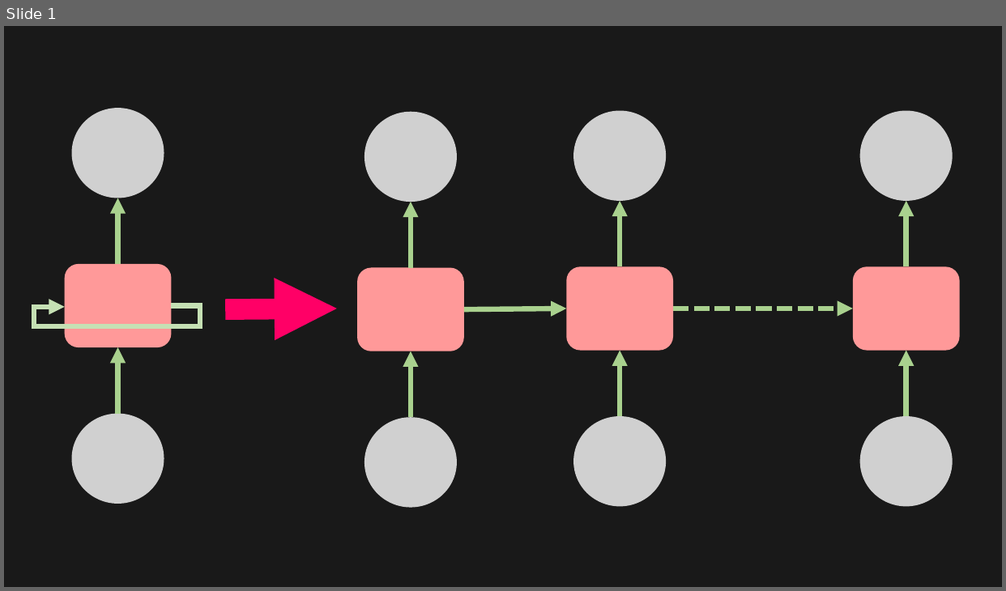
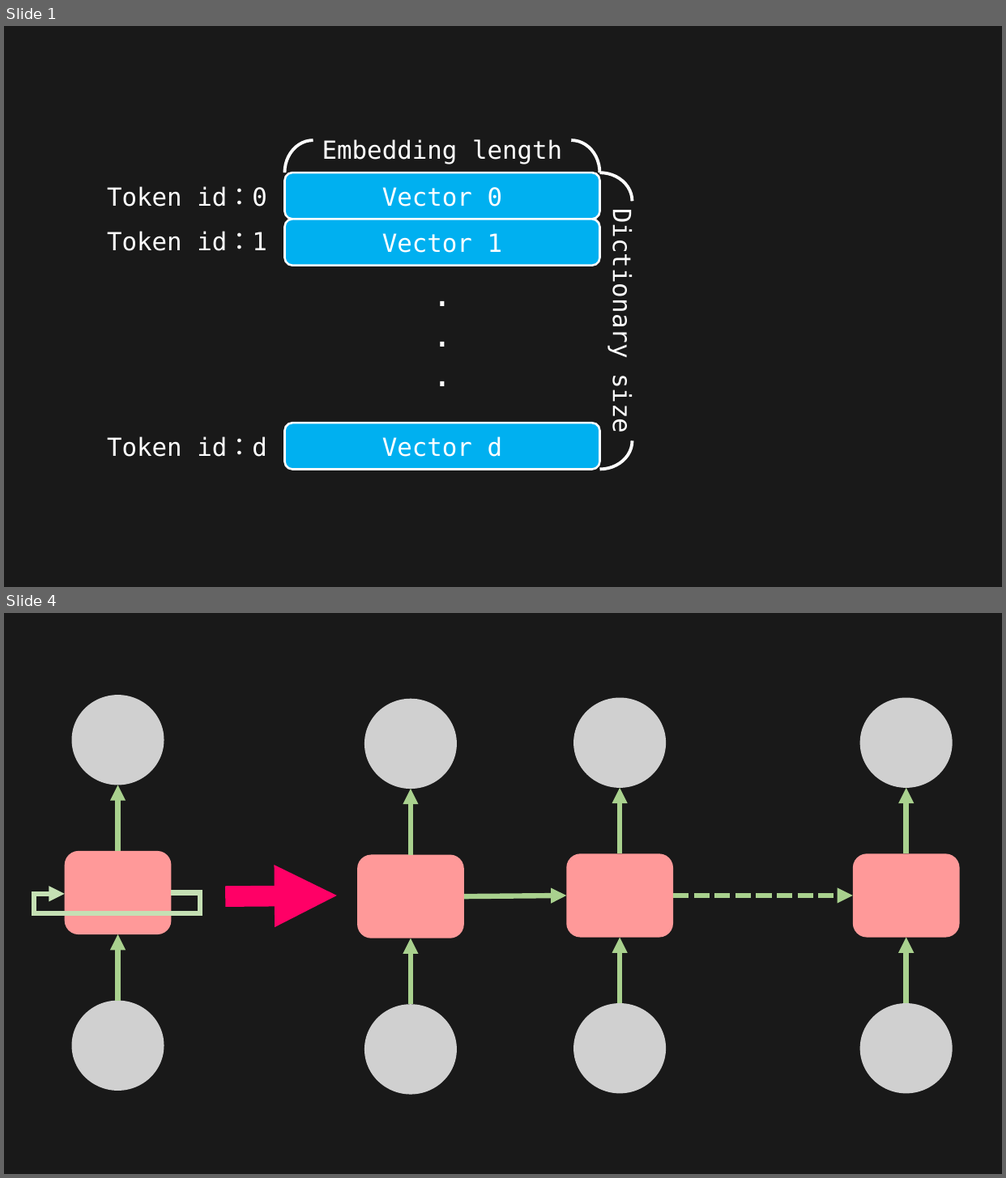
Before and after one commit to toonnyy8/PPT, a slide deck: Attention-is-all-you-need/image.pptx. Shown one above the other, each under a label of ours: slide 1 before the commit, slides 1 and 4 after it; the slides between them are not shown. The pictures are 1006x591 and 1006x1178 pixels, drawn with LibreOffice and Linux fonts; fonts in the diff are those of the drawing; grey boxes stand for pictures. Boxes give left, top, right and bottom in pixels: in the first picture for what was removed or moved away, otherwise in the second. Text is boxed around its words. In the diff, an @@ line names an element or a change of style, - is before the commit and + after.

```diff
--- a/Attention-is-all-you-need/image.pptx
+++ b/Attention-is-all-you-need/image.pptx
@@ slide 1 added at <box>4,26,1002,587</box>, background #191919 @@
@@ arc (boxed as its full ellipse) added at <box>285,140,342,206</box>, outline #FFFFFF 3 pt @@
@@ rounded rectangle added at <box>285,126,600,173</box>, 24 pt, text #FFFFFF @@
+Embedding length
@@ arc (boxed as its full ellipse) added at <box>543,140,600,206</box>, outline #FFFFFF 3 pt @@
@@ text added at <box>107,186,266,207</box>, 24 pt, text #FFFFFF @@
+Token id：0
@@ rounded rectangle added at <box>285,173,600,219</box>, fill #00B0F0, outline #FFFFFF 2 pt, 24 pt, text #FFFFFF @@
+Vector 0
@@ arc (boxed as its full ellipse) added at <box>567,173,633,230</box>, outline #FFFFFF 3 pt @@
@@ rounded rectangle added at <box>600,188,646,454</box>, 24 pt, text #FFFFFF @@
+Dictionary size
@@ rounded rectangle added at <box>285,219,600,266</box>, fill #00B0F0, outline #FFFFFF 2 pt, 24 pt, text #FFFFFF @@
+Vector 1
@@ text added at <box>107,231,266,251</box>, 24 pt, text #FFFFFF @@
+Token id：1
@@ text added at <box>285,310,600,357</box>, 32 pt, text #FFFFFF @@
+.
+.
+.
@@ arc (boxed as its full ellipse) added at <box>567,412,633,470</box>, outline #FFFFFF 3 pt @@
@@ text added at <box>107,437,266,457</box>, 24 pt, text #FFFFFF @@
+Token id：d
@@ rounded rectangle added at <box>285,424,600,470</box>, fill #00B0F0, outline #FFFFFF 2 pt, 24 pt, text #FFFFFF @@
+Vector d
@@ what was slide 1 is now slide 4 @@
```
Also in this commit, not shown: 2 other slides added, 1 slide removed, 1 other file.
